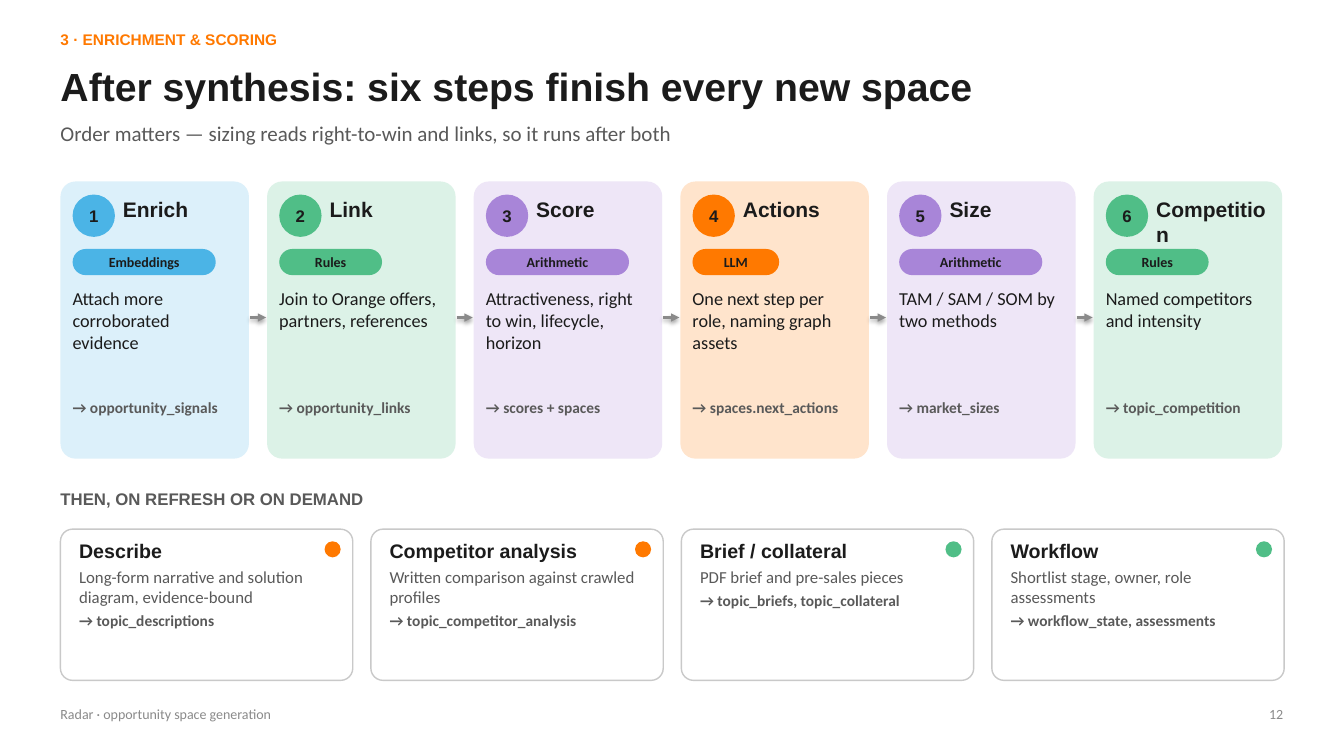
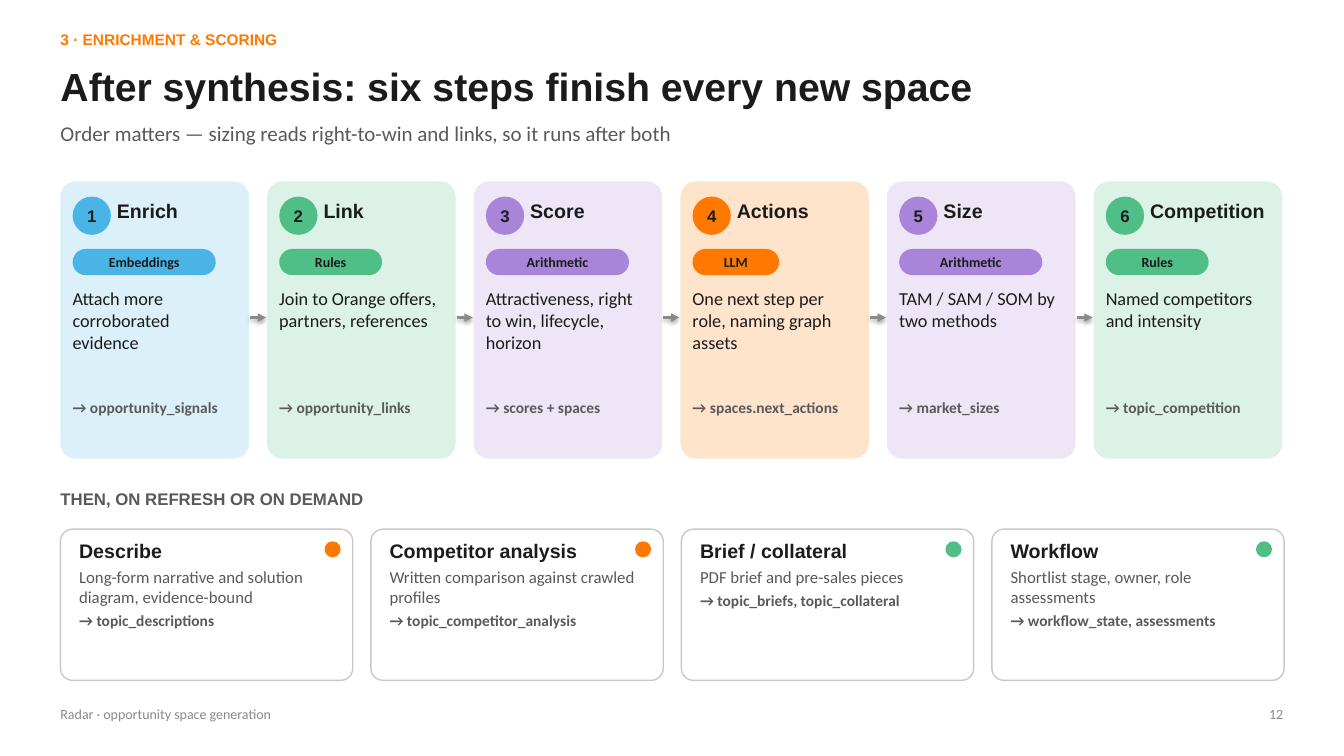
Before and after one commit to stepvda/orange_merge, a slide deck: slide 12 of docs/generation.pptx. Drawn at 1344x756 pixels with LibreOffice and Linux fonts; fonts in the diff are those of the drawing. Boxes give left, top, right and bottom in pixels: in the first picture for what was removed or moved away, otherwise in the second. Text is boxed around its words. In the diff, an @@ line names an element or a change of style, - is before the commit and + after.

```diff
--- a/docs/generation.pptx
+++ b/docs/generation.pptx
@@ ellipse "1" resized from (x1=73, y1=195, x2=115, y2=237) to (x1=73, y1=197, x2=111, y2=235) @@
@@ ellipse "2" resized from (x1=279, y1=195, x2=322, y2=237) to (x1=279, y1=197, x2=318, y2=235) @@
@@ ellipse "3" resized from (x1=486, y1=195, x2=528, y2=237) to (x1=486, y1=197, x2=524, y2=235) @@
@@ ellipse "4" resized from (x1=693, y1=195, x2=735, y2=237) to (x1=693, y1=197, x2=731, y2=235) @@
@@ size 15 to 14 pt in 6 elements at (x1=943, y1=203, x2=982, y2=219), (x1=1150, y1=203, x2=1264, y2=222), (x1=117, y1=203, x2=178, y2=219), (x1=324, y1=203, x2=364, y2=218), (x1=530, y1=204, x2=585, y2=219), (x1=737, y1=203, x2=809, y2=219) @@
@@ ellipse "5" resized from (x1=899, y1=195, x2=942, y2=237) to (x1=899, y1=197, x2=938, y2=235) @@
@@ ellipse "6" resized from (x1=1106, y1=195, x2=1148, y2=237) to (x1=1106, y1=197, x2=1144, y2=235) @@
```
Also in this commit, not shown: 9 other slides changed, 2 other files.
